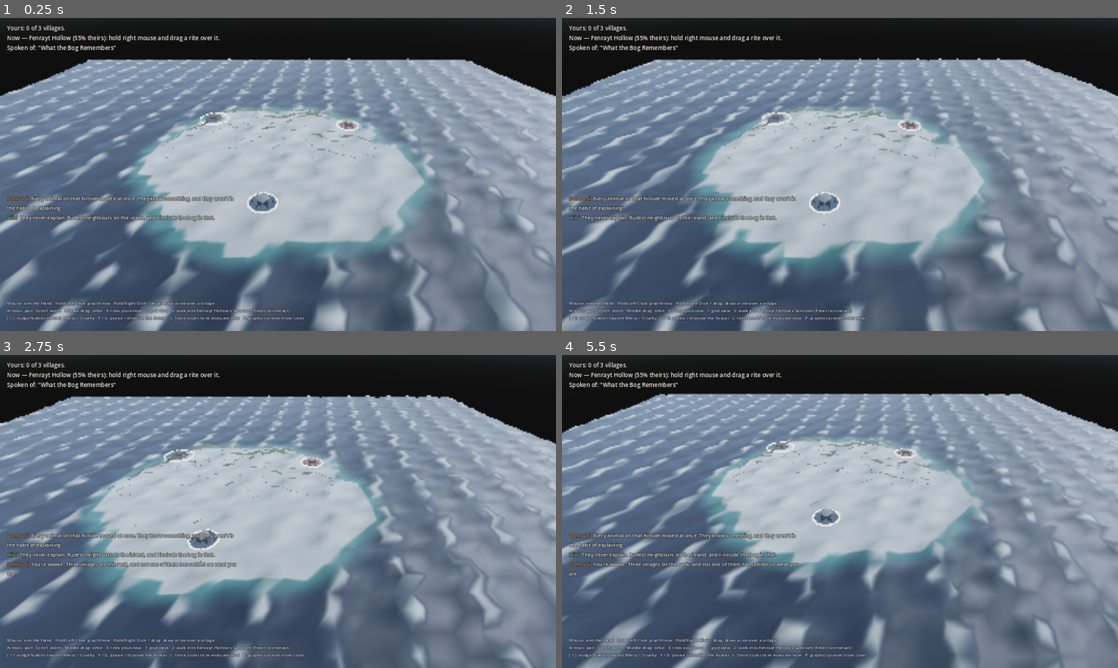
Above: before the commit, frames 1-4 (two rows, left to right).
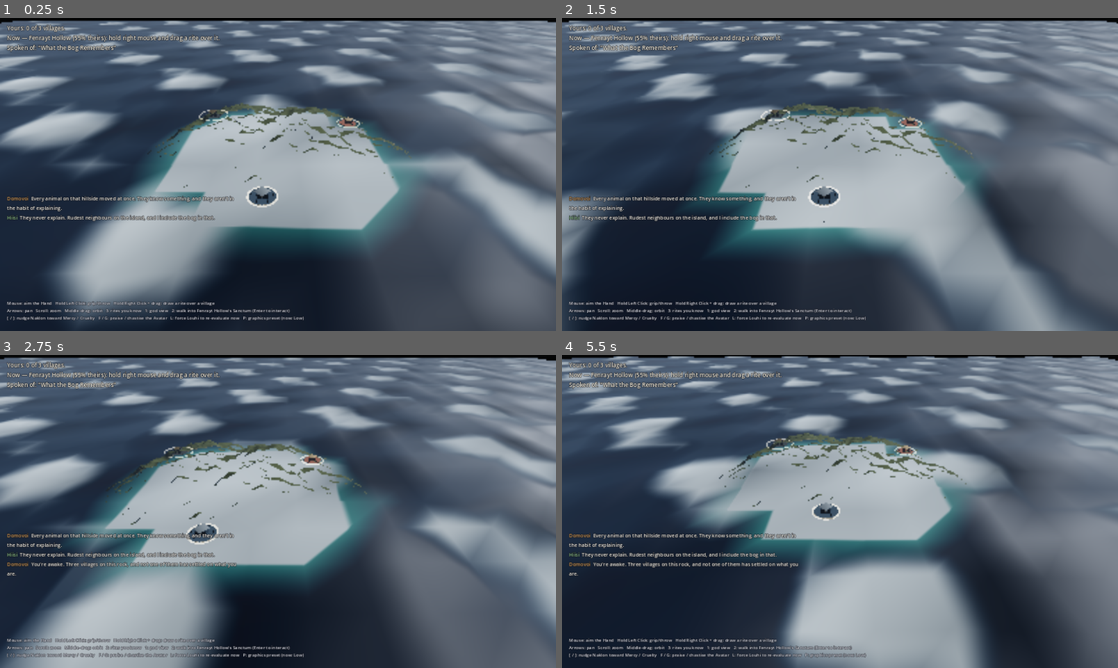
Above: after the commit, the same moments.

Repository: VolkMicro/BW
Game: Godot game, scene res://world/god_view.tscn
Two runs of this game, one before a commit and one after it. Both use one fixed random seed, a clock stepped at 60 frames per second and the inputs below.
Inputs (mouse positions are in pixels of both pictures, inside the frame that each line leads up to):
- Up to frame 1 (0.25 s): no input
- Up to frame 2 (1.5 s): tap Enter (ui_accept) at 0.5 s; drag from (684, 246) to (895, 105) at 0.52 s; drag from (728, 190) to (812, 237) at 1.27 s
- Up to frame 3 (2.75 s): move the mouse to (333, 442) at 2.02 s; hold Right (ui_right) from 2.03 s (still down); right-click (333, 442) at 2.1 s
- Up to frame 4 (5.5 s): release Right (ui_right) at 2.75 s; drag from (812, 574) to (673, 464) at 2.77 s; move the mouse to (1006, 558) at 3.52 s; hold Left (ui_left) 3.53-4.25 s; tap K at 3.6 s; tap Enter (ui_accept) at 3.77, 4.07 s; drag from (673, 464) to (756, 433) at 4.27 s; move the mouse to (867, 511) at 5.02 s; hold Down (ui_down) from 5.03 s (still down); hold Space from 5.03 s (still down); click (867, 511) at 5.17 s

The runs differ from the first frame. In frame 1, 81% of the frame differs, in the area x 0-100%, y 0-100%; in frame 2, 81%; in frame 3, 78%; in frame 4, 84%.

Commit message:
Fix the three things visible on screen: blowout, world edge, black patches
Reported from an actual run: overexposed, water reading higher than the
island, and the edge of the world visible. All three were real.

- World edge: the Gerstner ocean was an 800 m plane, so from god view its
  far edge was a straight cut with sky behind it. Enlarged to 2400 m at
  112 subdivisions (~21 m quads) so the edge sits deep inside the fog.

- Black patches: I first fixed the horizon with the standard two-plane
  trick — a 9 km flat quad under the wave plane — and it put large dark
  angular patches across the island. A 9 km two-triangle quad reaches well
  past the camera's 4 km far plane and the depth its clipped triangles
  resolve to is not reliable against terrain hundreds of metres nearer.
  Established by bisection (patches appeared in the render that added it,
  vanished in the one that removed it, with sun shadows off in both, which
  had already ruled out shadow acne). The dead function is kept in
  god_view.gd with that write-up, because "just add a big plane under it"
  is the obvious next idea and it deserves to be knowably wrong.

- Blowout: exposure is now the single global knob (tonemap_exposure 0.32)
  with sun energy back at a normal 1.0 across all eleven scenes, instead
  of the near-zero 0.22 the previous pass had to use. Lowering light
  energy only darkens lit surfaces; lowering exposure also brings down the
  sky and the specular glare off the water, which is what "засветы"
  actually was. Island now measures (108,116,121) against (212,217,224)
  when it was blown out.

- Island raised from 42 m to 58 m so it clearly stands out of the sea
  rather than reading as level with it.

Honest about what is still not right: the island reads pale grey-green
rather than lush. Part of that is deliberate (Naklon.unit() is 0.5 at
neutral, which the shader turns into ~30% bare rock and a desaturated
tint — pressing [ toward Mercy is what greens it), but not all of it, and
the flat-topped silhouette from the smoothing pass does not help. The
shoreline band is also blockier than before, because the shallow-water
depth is baked per ocean vertex and those quads are now 21 m. Both are
next, neither is pretended fixed.

All measured under software Vulkan, no GPU here — good for logic and
relative comparison, not a substitute for looking at it on the laptop.

Co-Authored-By: Claude Opus 5 <noreply@anthropic.com>

Diff:
--- a/actors/avatar/avatar_demo.tscn
+++ b/actors/avatar/avatar_demo.tscn
@@ -22,7 +22,7 @@
 
 [node name="Sun" type="DirectionalLight3D" parent="."]
 transform = Transform3D(-0.699118, 0, 0.715007, 0.556455, 0.627953, 0.544089, -0.448991, 0.778251, -0.439013, 0, 4, 0)
-light_energy = 0.22
+light_energy = 1.0
 light_angular_distance = 0.6
 shadow_enabled = true
 
--- a/actors/avatar/combat/duel_arena_demo.tscn
+++ b/actors/avatar/combat/duel_arena_demo.tscn
@@ -26,7 +26,7 @@
 
 [node name="Sun" type="DirectionalLight3D" parent="."]
 transform = Transform3D(-0.699118, 0, 0.715007, 0.556455, 0.627953, 0.544089, -0.448991, 0.778251, -0.439013, 0, 8, 0)
-light_energy = 0.22
+light_energy = 1.0
 light_angular_distance = 0.6
 shadow_enabled = true
 
--- a/actors/hand/hand_demo.tscn
+++ b/actors/hand/hand_demo.tscn
@@ -43,7 +43,7 @@
 
 [node name="Sun" type="DirectionalLight3D" parent="."]
 transform = Transform3D(-0.699118, 0, 0.715007, 0.556455, 0.627953, 0.544089, -0.448991, 0.778251, -0.439013, 0, 4, 0)
-light_energy = 0.22
+light_energy = 1.0
 light_angular_distance = 0.6
 shadow_enabled = true
 
--- a/actors/villagers/village_demo.tscn
+++ b/actors/villagers/village_demo.tscn
@@ -32,7 +32,7 @@
 
 [node name="Sun" type="DirectionalLight3D" parent="."]
 transform = Transform3D(-0.699118, 0, 0.715007, 0.556455, 0.627953, 0.544089, -0.448991, 0.778251, -0.439013, 0, 30, 0)
-light_energy = 0.22
+light_energy = 1.0
 light_angular_distance = 0.6
 shadow_enabled = true
 
--- a/actors/wildlife/wildlife_demo.tscn
+++ b/actors/wildlife/wildlife_demo.tscn
@@ -34,7 +34,7 @@
 
 [node name="Sun" type="DirectionalLight3D" parent="."]
 transform = Transform3D(-0.699118, 0, 0.715007, 0.556455, 0.627953, 0.544089, -0.448991, 0.778251, -0.439013, 0, 40, 0)
-light_energy = 0.22
+light_energy = 1.0
 shadow_enabled = true
 
 [node name="DemoCamera" type="Camera3D" parent="."]
--- a/environment/world_environment.tres
+++ b/environment/world_environment.tres
@@ -42,10 +42,10 @@
 ; any more — sky-driven ambient is now the only fill light, so it needs to
 ; carry more of that load or the world reads flat/dark. Tune down if a
 ; real low-end run shows it blowing out highlights instead.
-ambient_light_energy = 0.06
+ambient_light_energy = 0.25
 reflected_light_source = 2
 tonemap_mode = 3
-tonemap_exposure = 1.0
+tonemap_exposure = 0.32
 tonemap_white = 6.0
 ; Glow is a mip-chain of downsample+blur+upsample passes over the whole 3D
 ; buffer, every frame. It is genuinely cheap on a discrete GPU and genuinely
--- a/systems/economy/economy_demo.tscn
+++ b/systems/economy/economy_demo.tscn
@@ -23,7 +23,7 @@
 
 [node name="Sun" type="DirectionalLight3D" parent="."]
 transform = Transform3D(-0.699118, 0, 0.715007, 0.556455, 0.627953, 0.544089, -0.448991, 0.778251, -0.439013, 0, 30, 0)
-light_energy = 0.22
+light_energy = 1.0
 light_angular_distance = 0.6
 shadow_enabled = true
 
--- a/world/god_view.gd
+++ b/world/god_view.gd
@@ -225,6 +225,7 @@
 
 
 func _ready() -> void:
+	# _build_far_sea() is deliberately NOT called — see its own comment.
 	_place_villages_and_villagers()
 	_place_avatar_and_hand()
 	_wire_campaign_and_louhi()
@@ -238,6 +239,56 @@
 	# Voices lines nobody should have to read before touching the mouse.
 	# Opening the log here drops exactly those and nothing else.
 	_voice_log.unmute()
+
+
+## The Gerstner ocean ($OceanSurface) is a finite plane — it has to be, since
+## every vertex carries a baked sea-floor depth for the cheap shoreline (see
+## world/ocean/ocean_surface.gd) and its subdivision has to stay fine enough
+## near the coast for the waves to read. At god-view height its far edge was
+## plainly visible as a straight cut with sky behind it: "you can see the
+## edge of the world".
+##
+## NOT CALLED — kept only as a record of an approach that looked right and
+## measurably was not. The standard two-plane trick (detailed wave plane over
+## one enormous flat quad) put large dark angular patches all over the island
+## the moment it was added: a 9 km, two-triangle quad reaches far past the
+## camera's 4 km far plane, and the depth its huge clipped triangles resolve
+## to is not reliable enough to lose the depth test against terrain hundreds
+## of metres closer. Verified by bisection — the patches appeared in the
+## render that introduced this and vanished in the render that removed it,
+## with sun shadows disabled in both, which had already ruled out shadow acne.
+##
+## The horizon is instead fixed by simply enlarging the real wave plane
+## (2400 m at 112 subdivisions ~= 21 m quads) so its edge sits deep inside the
+## fog. Coarser distant waves are a cheap price; the fog hides them, and the
+## near-shore quads are still fine enough to read.
+##
+## Left in the file rather than deleted because "just add a big flat plane
+## under it" is the obvious next idea anyone will have here, and it is worth
+## knowing it was tried, why it failed, and how that was established.
+const FAR_SEA_EXTENT := 9000.0
+const FAR_SEA_DEPTH_OFFSET := -0.6
+
+func _build_far_sea() -> void:
+	var mesh := PlaneMesh.new()
+	mesh.size = Vector2(FAR_SEA_EXTENT, FAR_SEA_EXTENT)
+	mesh.subdivide_width = 0
+	mesh.subdivide_depth = 0
+
+	var mat := StandardMaterial3D.new()
+	# Matches world/ocean/ocean.gdshader's own color_deep default so the two
+	# planes read as one body of water where they meet.
+	mat.albedo_color = Color(0.016, 0.078, 0.153)
+	mat.roughness = 0.75
+	mat.metallic = 0.0
+
+	var far_sea := MeshInstance3D.new()
+	far_sea.name = "FarSea"
+	far_sea.mesh = mesh
+	far_sea.material_override = mat
+	far_sea.cast_shadow = GeometryInstance3D.SHADOW_CASTING_SETTING_OFF
+	add_child(far_sea)
+	far_sea.global_position = Vector3(0.0, FAR_SEA_DEPTH_OFFSET, 0.0)
 
 
 # ---------------------------------------------------------------------------
--- a/world/god_view.tscn
+++ b/world/god_view.tscn
@@ -29,7 +29,7 @@
 
 [node name="Sun" type="DirectionalLight3D" parent="."]
 transform = Transform3D(-0.699118, 0, 0.715007, 0.556455, 0.627953, 0.544089, -0.448991, 0.778251, -0.439013, 0, 40, 0)
-light_energy = 0.22
+light_energy = 1.0
 light_angular_distance = 0.6
 shadow_enabled = true
 directional_shadow_mode = 0
@@ -44,13 +44,13 @@
 island_seed = 1
 size_meters = 320.0
 resolution = 161
-max_height = 42.0
+max_height = 58.0
 sea_level = 0.0
 
 [node name="OceanSurface" type="MeshInstance3D" parent="."]
 script = ExtResource("4")
-size = Vector2(800, 800)
-subdivisions = 64
+size = Vector2(2400, 2400)
+subdivisions = 112
 
 [node name="Villages" type="Node3D" parent="."]
 
--- a/world/ocean/ocean_demo.tscn
+++ b/world/ocean/ocean_demo.tscn
@@ -27,7 +27,7 @@
 
 [node name="Sun" type="DirectionalLight3D" parent="."]
 transform = Transform3D(-0.699118, 0, 0.715007, 0.556455, 0.627953, 0.544089, -0.448991, 0.778251, -0.439013, 0, 40, 0)
-light_energy = 0.22
+light_energy = 1.0
 light_angular_distance = 0.6
 shadow_enabled = true
 
--- a/world/sanctum/sanctum_demo.tscn
+++ b/world/sanctum/sanctum_demo.tscn
@@ -19,7 +19,7 @@
 
 [node name="Sun" type="DirectionalLight3D" parent="."]
 transform = Transform3D(-0.699118, 0, 0.715007, 0.556455, 0.627953, 0.544089, -0.448991, 0.778251, -0.439013, 0, 30, 0)
-light_energy = 0.22
+light_energy = 1.0
 light_angular_distance = 0.6
 shadow_enabled = true
 
--- a/world/sanctum_interior/sanctum_interior_demo.tscn
+++ b/world/sanctum_interior/sanctum_interior_demo.tscn
@@ -25,7 +25,7 @@
 
 [node name="Sun" type="DirectionalLight3D" parent="."]
 transform = Transform3D(-0.699118, 0, 0.715007, 0.556455, 0.627953, 0.544089, -0.448991, 0.778251, -0.439013, 0, 30, 0)
-light_energy = 0.22
+light_energy = 1.0
 light_angular_distance = 0.6
 shadow_enabled = true
 
--- a/world/terrain/island_demo.tscn
+++ b/world/terrain/island_demo.tscn
@@ -20,7 +20,7 @@
 
 [node name="Sun" type="DirectionalLight3D" parent="."]
 transform = Transform3D(-0.699118, 0, 0.715007, 0.556455, 0.627953, 0.544089, -0.448991, 0.778251, -0.439013, 0, 40, 0)
-light_energy = 0.22
+light_energy = 1.0
 light_angular_distance = 0.6
 shadow_enabled = true
 
